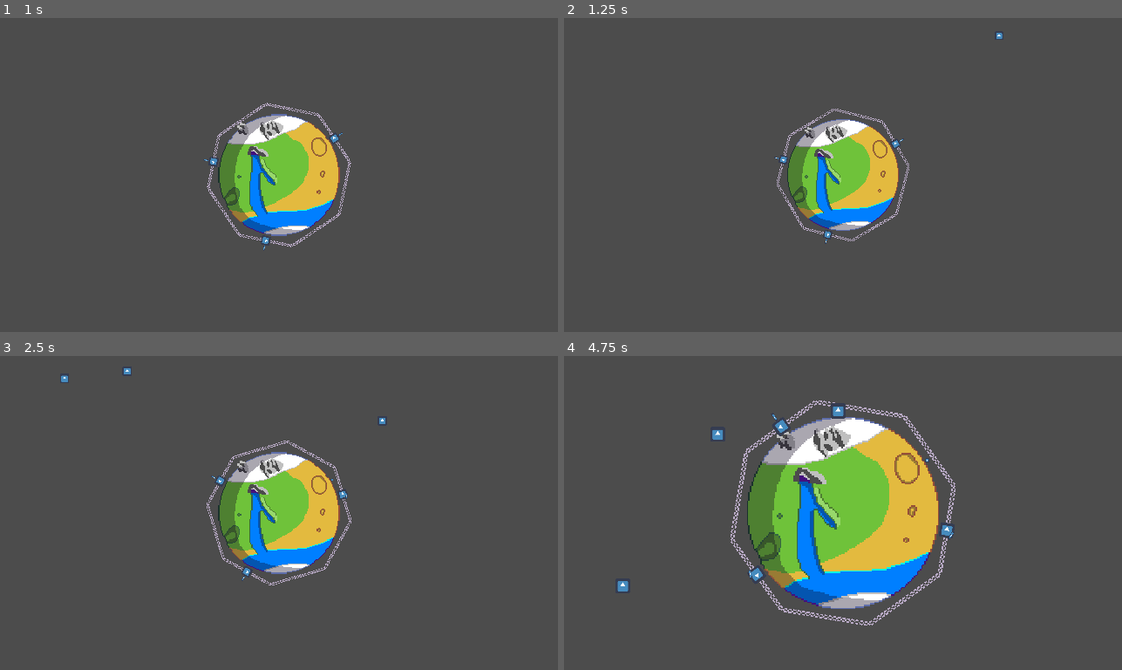
Above: before the commit, frames 1-4 (two rows, left to right).
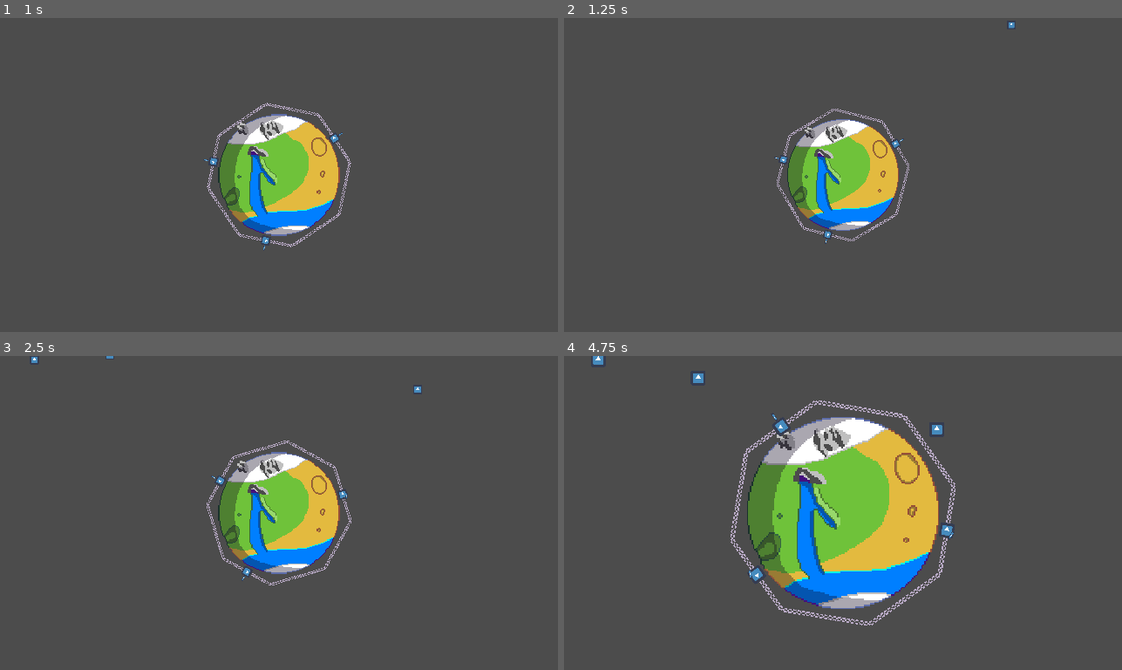
Above: after the commit, the same moments.

Repository: IgnacioMGarrido/BTP-GameJam
Game: Godot game, scene res://Scenes/MainScene.tscn
Same seed, same stepped clock (60 frames per second), same inputs: the game is played once before the commit and once after it. The engine's default icon, where the game draws it, is replaced by a stand-in: a white triangle on a blue panel in a dark square.
Inputs (mouse positions are in pixels of both pictures, inside the frame that each line leads up to):
- Up to frame 1 (1 s): tap Enter (ui_accept) at 0.5, 0.77 s; move the mouse to (290, 52) at 0.52 s; tap Z (zoom) at 0.6 s; click (290, 52) at 0.67 s
- Up to frame 2 (1.25 s): no input
- Up to frame 3 (2.5 s): move the mouse to (329, 481) at 1.27 s; tap Z (zoom) at 1.35, 2.1 s; click (329, 481) at 1.42 s; tap Enter (ui_accept) at 1.52 s; move the mouse to (390, 560) at 2.02 s; click (390, 560) at 2.17 s
- Up to frame 4 (4.75 s): move the mouse to (859, 572) at 2.77 s; tap Z (zoom) at 2.85, 3.6, 4.35 s; click (859, 572) at 2.92 s; tap Enter (ui_accept) at 3.02, 3.77, 4.52 s; move the mouse to (764, 607) at 3.52 s; click (764, 607) at 3.67 s; move the mouse to (781, 509) at 4.27 s; click (781, 509) at 4.42 s

Frame 1 is identical in both runs. In frame 2, less than 0.1% of the frame differs, in the area x 77-81%, y 1-7%; in frame 3, 0.1%; in frame 4, 0.4%, in the area x 5-68%, y 0-75%.

Commit message:
Bullets now disappear on collision

Diff:
--- a/BTP-Game/Managers/MobSpawner.tscn
+++ b/BTP-Game/Managers/MobSpawner.tscn
@@ -13,7 +13,6 @@
 Mob = ExtResource( 2 )
 
 [node name="MobPath" type="Path2D" parent="."]
-scale = Vector2( 1.01423, 1.02221 )
 curve = SubResource( 1 )
 
 [node name="MobSpawnLocation" type="PathFollow2D" parent="MobPath"]
--- a/BTP-Game/Scripts/Bullet.gd
+++ b/BTP-Game/Scripts/Bullet.gd
@@ -5,7 +5,7 @@
 const G = 300000
 var center : Vector2
 
-var speed : float = 60
+var speed : float = 80
 var velocity : Vector2
 
 func _ready():
@@ -29,6 +29,8 @@
 func _physics_process(delta):
 	velocity += acceleration(center, self.position) * delta
 	var collision = move_and_collide(velocity * delta)
+	if collision:
+		on_hit()
 
 
 func on_hit():
--- a/BTP-Game/Scripts/Mob.gd
+++ b/BTP-Game/Scripts/Mob.gd
@@ -7,8 +7,7 @@
 
 var direction : Vector2
 var velocity : Vector2
-var speed = 75
-
+var speed = 50
 
 
 func _physics_process(delta):
@@ -20,11 +19,9 @@
 	if collision:
 		if collision.collider.has_method("on_hit"):
 			collision.collider.on_hit()
-			hit()
-		queue_free()
+		hit()
+
 
 
 func hit():
 	queue_free()
-func on_mob_hit():
-	queue_free()
